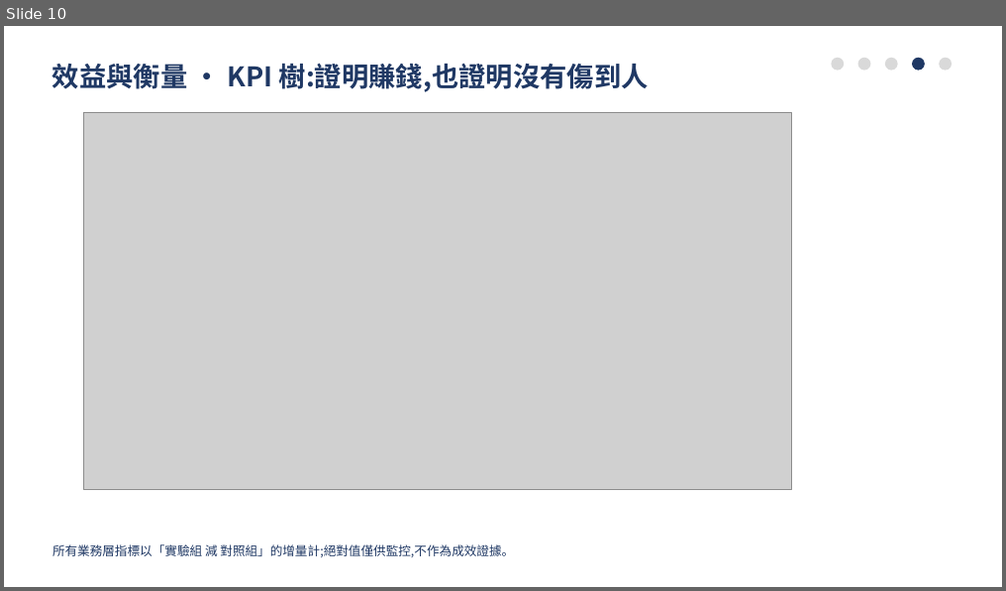
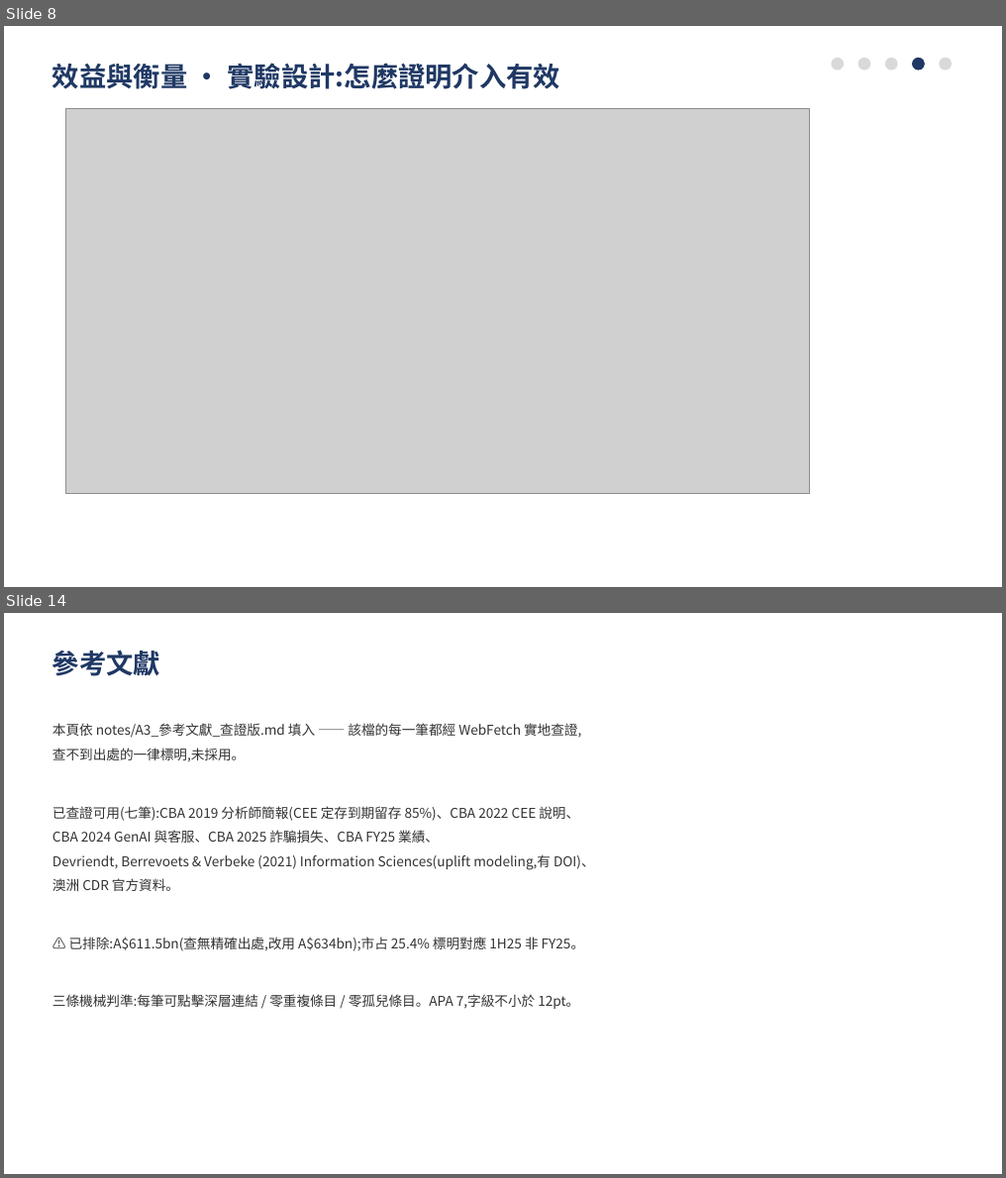
Before and after one commit to pokai-huang0828/UTS_workspace, a slide deck: Artificial Intelligence for Enterprises/Assessment3/Huang_26254793_421104_Assessment 3.pptx. Shown one above the other, each under a label of ours: slide 10 before the commit, slides 8 and 14 after it; the slides between them are not shown. The pictures are 1006x591 and 1006x1178 pixels, drawn with LibreOffice and Linux fonts; fonts in the diff are those of the drawing; grey boxes stand for pictures. Boxes give left, top, right and bottom in pixels: in the first picture for what was removed or moved away, otherwise in the second. Text is boxed around its words. In the diff, an @@ line names an element or a change of style, - is before the commit and + after.

```diff
--- a/Artificial Intelligence for Enterprises/Assessment3/Huang_26254793_421104_Assessment 3.pptx
+++ b/Artificial Intelligence for Enterprises/Assessment3/Huang_26254793_421104_Assessment 3.pptx
@@ slide 14 added at box(4, 613, 1002, 1174), background #FFFFFF @@
@@ text added at box(53, 650, 160, 676), 26 pt, text #1F3864, bold @@
+參考文獻
@@ text added at box(53, 723, 595, 1009), 13 pt, text #333333 @@
+本頁依 notes/A3_參考文獻_查證版.md 填入 —— 該檔的每一筆都經 WebFetch 實地查證,
+查不到出處的一律標明,未採用。
+已查證可用(七筆):CBA 2019 分析師簡報(CEE 定存到期留存 85%)、CBA 2022 CEE 說明、
+CBA 2024 GenAI 與客服、CBA 2025 詐騙損失、CBA FY25 業績、
+Devriendt, Berrevoets & Verbeke (2021) Information Sciences(uplift modeling,有 DOI)、
+澳洲 CDR 官方資料。
+⚠️ 已排除:A$611.5bn(查無精確出處,改用 A$634bn);市占 25.4% 標明對應 1H25 非 FY25。
+三條機械判準:每筆可點擊深層連結 / 零重複條目 / 零孤兒條目。APA 7,字級不小於 12pt。
@@ what was slide 10 is now slide 8 @@
@@ slide 8 changed as well @@
@@ text at box(53, 63, 560, 89): text changed @@
-效益與衡量 · KPI 樹:證明賺錢,也證明沒有傷到人
+效益與衡量 · 實驗設計:怎麼證明介入有效
@@ picture: place and size @@
-picture at box(83, 112, 792, 490)
+picture at box(66, 108, 810, 494)
@@ text removed at box(53, 545, 514, 558) @@
-所有業務層指標以「實驗組 減 對照組」的增量計;絕對值僅供監控,不作為成效證據。
```
Also in this commit, not shown: 4 other slides changed, 8 other slides added, 9 slides removed, 22 other files.
